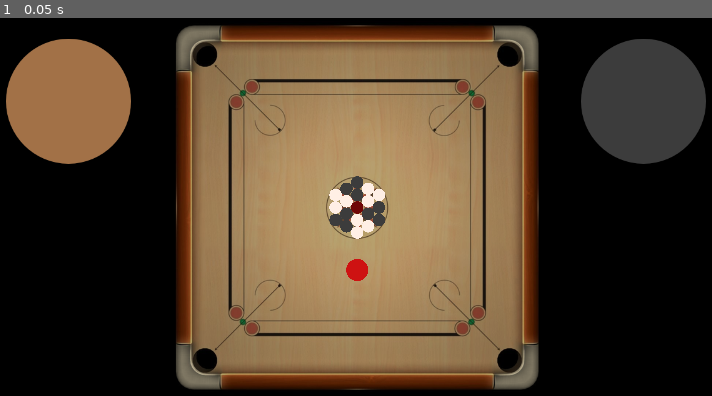
Above: before the commit, frame 1.
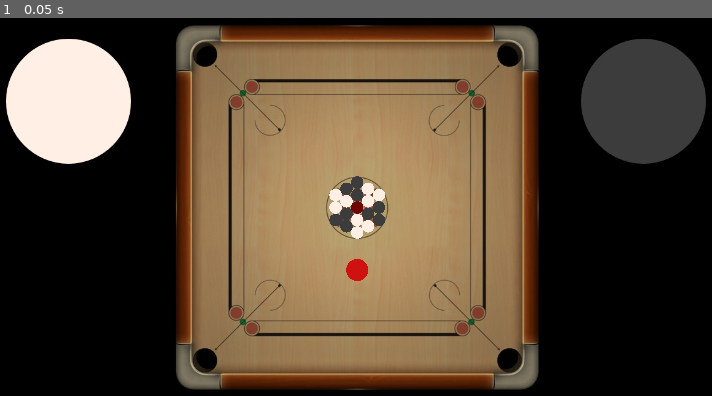
Above: after the commit, the same moment.

Repository: Ajver/Carrom
Game: Godot game, scene res://Scenes/Main/Main.tscn
The game is run twice, just before and just after one commit, with the same random seed, the same clock (stepped at 60 frames per second) and the same inputs.
Inputs:
- Up to frame 1 (0.05 s): no input

The runs differ from the first frame. In frame 1, 4.6% of the frame differs, in the area x 0-19%, y 5-39%.

Commit message:
Create basic (not finished) Rule node

Diff:
--- a/Scenes/Board/Board.gd
+++ b/Scenes/Board/Board.gd
@@ -1,17 +1,19 @@
 extends Node2D
 
-onready var disk_manager = $DisksManager
+onready var pieces_manager = $PiecesManager
+onready var rules = $Rules
 
 func _ready() -> void:
 	new_game()
 
 func new_game() -> void:
-	disk_manager.new_game()
+	pieces_manager.new_game()
+	rules.new_game()
 
 func _input(event) -> void:
 	if Input.is_key_pressed(KEY_S):
-		disk_manager.enter_prepare_mode()
+		pieces_manager.enter_prepare_mode()
 		new_game()
 
 func make_everything_rigid() -> void:
-	disk_manager.make_everything_rigid()
+	pieces_manager.make_everything_rigid()
--- a/Scenes/Board/Board.tscn
+++ b/Scenes/Board/Board.tscn
@@ -1,10 +1,11 @@
-[gd_scene load_steps=9 format=2]
+[gd_scene load_steps=10 format=2]
 
 [ext_resource path="res://Scenes/Board/Board.gd" type="Script" id=1]
 [ext_resource path="res://Assets/Graphics/carrom.png" type="Texture" id=2]
 [ext_resource path="res://Scenes/Board/Corner.tscn" type="PackedScene" id=3]
 [ext_resource path="res://Scenes/Board/SnappingLine.tscn" type="PackedScene" id=4]
 [ext_resource path="res://Scenes/Board/PiecesManager.gd" type="Script" id=5]
+[ext_resource path="res://Scenes/Board/Rules.gd" type="Script" id=6]
 
 [sub_resource type="PhysicsMaterial" id=1]
 bounce = 1.0
@@ -37,8 +38,6 @@
 [node name="Corner4" parent="." instance=ExtResource( 3 )]
 position = Vector2( -243.774, 244.39 )
 rotation = 4.71239
-
-[node name="CenterOfBoard" type="Position2D" parent="."]
 
 [node name="Edges" type="StaticBody2D" parent="."]
 editor/display_folded = true
@@ -79,5 +78,8 @@
 position = Vector2( 0, 188.18 )
 rotation = 1.5708
 
-[node name="DisksManager" type="Node2D" parent="."]
+[node name="PiecesManager" type="Node2D" parent="."]
 script = ExtResource( 5 )
+
+[node name="Rules" type="Node" parent="."]
+script = ExtResource( 6 )
--- a/Scenes/Board/PiecesManager.gd
+++ b/Scenes/Board/PiecesManager.gd
@@ -1,6 +1,9 @@
 extends Node2D
 
+signal piece_reached(piece)
+
 onready var main = get_node("/root/Main")
+onready var rules = main.find_node("Rules")
 
 var Piece = load("res://Scenes/Pieces/Piece.tscn")
 var Striker = load("res://Scenes/Pieces/Striker.tscn")
@@ -18,6 +21,7 @@
 var snapping_lines : Array
 
 func _ready():
+	connect("piece_reached", rules, "_on_Piece_reached")
 	snapping_lines = get_tree().get_nodes_in_group("snapping_lines")
 
 func new_game() -> void:
@@ -56,7 +60,7 @@
 
 func create_piece(piece_position:Vector2, piece_type:Array):
 	var piece = Piece.instance()
-	add_child(piece)
+	call_deferred("add_child", piece)
 	piece.position = piece_position
 	piece.piece_type = piece_type[0]
 	piece.modulate = piece_type[1]
@@ -88,6 +92,10 @@
 
 	in_prepare_mode = true
 
+	rules.next_turn()
+
 func piece_reached(piece) -> void:
-	main.piece_reached(piece)
-	pass
+	emit_signal("piece_reached", piece)
+
+func restore_queen() -> void:
+	create_piece(Vector2.ZERO, PIECES_TYPES[2])
--- /dev/null
+++ b/Scenes/Board/Rules.gd
@@ -0,0 +1,80 @@
+extends Node
+
+onready var main = get_node("/root/Main")
+onready var pieces_manager = main.find_node("PiecesManager")
+onready var players : Dictionary = {
+	"white": main.find_node("Player1"),
+	"black": main.find_node("Player2")
+}
+
+var current_player_color : String = "white"
+
+var was_current_player_piece_reached : bool
+
+var was_queen_just_reached : bool
+var was_queen_reached_before : bool
+var was_queen_covered : bool
+
+func new_game():
+	reset("white")
+
+func _on_Piece_reached(piece) -> void:
+	if piece.piece_type == current_player_color:
+		was_current_player_piece_reached = true
+
+	if was_queen_reached_before:
+		was_queen_reached_before = false
+
+		if piece.piece_type == current_player_color:
+			get_current_player().add_score(2)
+			was_queen_covered = true
+		else:
+			pieces_manager.restore_queen()
+
+	elif piece.piece_type == "queen":
+		was_queen_just_reached = true
+		get_current_player().add_score(3)
+	else:
+		players[piece.piece_type].add_score()
+
+func get_current_player() -> Node:
+	return players[current_player_color]
+
+func next_turn() -> void:
+	if not was_current_player_piece_reached:
+		if not was_queen_just_reached:
+			if was_queen_reached_before:
+				was_queen_reached_before = false
+				pieces_manager.restore_queen()
+
+			switch_current_player_color()
+
+	was_current_player_piece_reached = false
+
+	if was_queen_just_reached:
+		was_queen_just_reached = false
+		was_queen_reached_before = true
+
+func switch_current_player_color() -> void:
+	get_current_player().unset_current()
+
+	match current_player_color:
+		"white":
+			current_player_color = "black"
+		"black":
+			current_player_color = "white"
+
+	get_current_player().set_current()
+
+func reset(player_color:String) -> void:
+	set_current_player(player_color)
+
+func set_current_player(player_color:String) -> void:
+	current_player_color = player_color
+	get_current_player().set_current()
+
+func reset_all_variables() -> void:
+	was_current_player_piece_reached = false
+	was_queen_just_reached = false
+	was_queen_reached_before = false
+	was_queen_covered = false
--- a/Scenes/Main/Main.gd
+++ b/Scenes/Main/Main.gd
@@ -1,15 +1,5 @@
 extends Control
-
-onready var player1 = find_node("Player1")
-onready var player2 = find_node("Player2")
 
 func _input(event) -> void:
 	if Input.is_key_pressed(KEY_ESCAPE):
 		get_tree().quit()
-
-func piece_reached(piece) -> void:
-	match piece.piece_type:
-		"white":
-			player1.add_score()
-		"black":
-			player2.add_score()
--- a/Scenes/Main/PlayerPanel.gd
+++ b/Scenes/Main/PlayerPanel.gd
@@ -2,23 +2,30 @@
 
 export(String) var piece_type
 
+onready var name_label = find_node("Name")
 onready var score_label = find_node("Score")
 onready var piece_texture = find_node("PieceTexture")
 
 var score : int = 0
 
-func _ready():
+func _ready() -> void:
 	set_score(0)
 
 	match piece_type:
 		"white":
-			piece_texture.modulate = Color8(163, 114, 72)
+			piece_texture.modulate = Color8(255, 240, 230)
 		"black":
 			piece_texture.modulate = Color8(61, 61, 61)
 
-func set_score(value:int):
+func set_score(value:int) -> void:
 	score = value
 	score_label.text = "Score: " + str(score)
 
-func add_score(value:int = 1):
+func add_score(value:int = 1) -> void:
 	set_score(score + value)
+
+func set_current() -> void:
+	name_label.add_color_override("font_color", Color8(255, 255, 0))
+
+func unset_current() -> void:
+	name_label.add_color_override("font_color", Color8(255, 255, 255))
--- a/Scenes/Main/PlayerPanel.tscn
+++ b/Scenes/Main/PlayerPanel.tscn
@@ -26,6 +26,7 @@
 margin_right = 1200.0
 margin_bottom = 43.0
 custom_fonts/font = ExtResource( 2 )
+custom_colors/font_color = Color( 1, 1, 1, 1 )
 text = "Player name"
 
 [node name="Score" type="Label" parent="VBoxContainer"]
